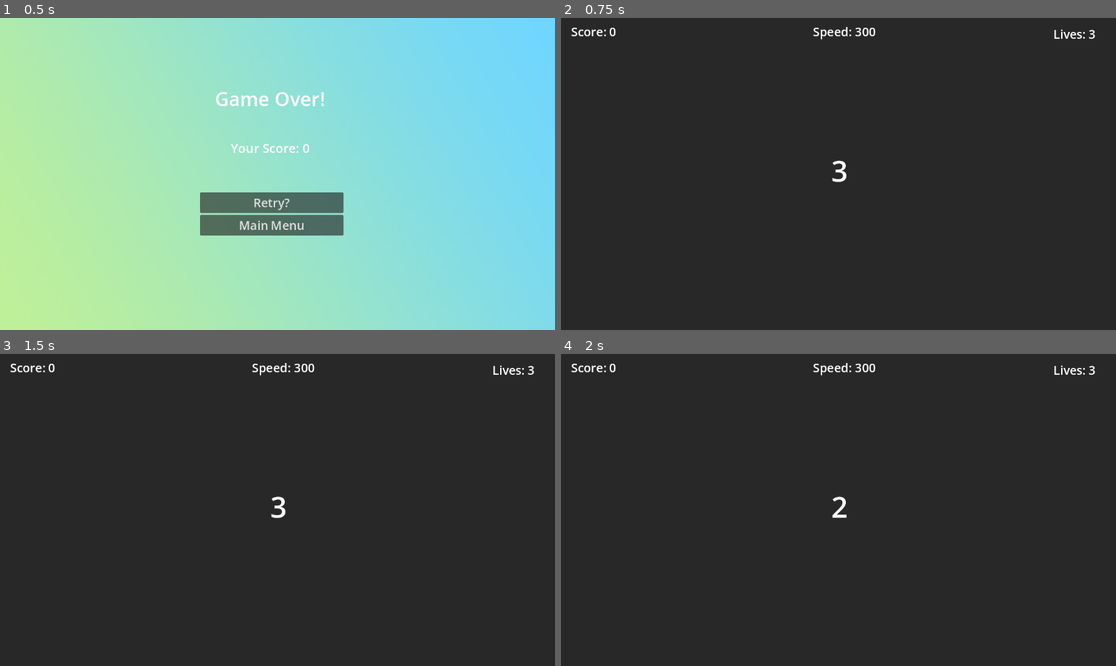
Above: before the commit, frames 1-4 (two rows, left to right).
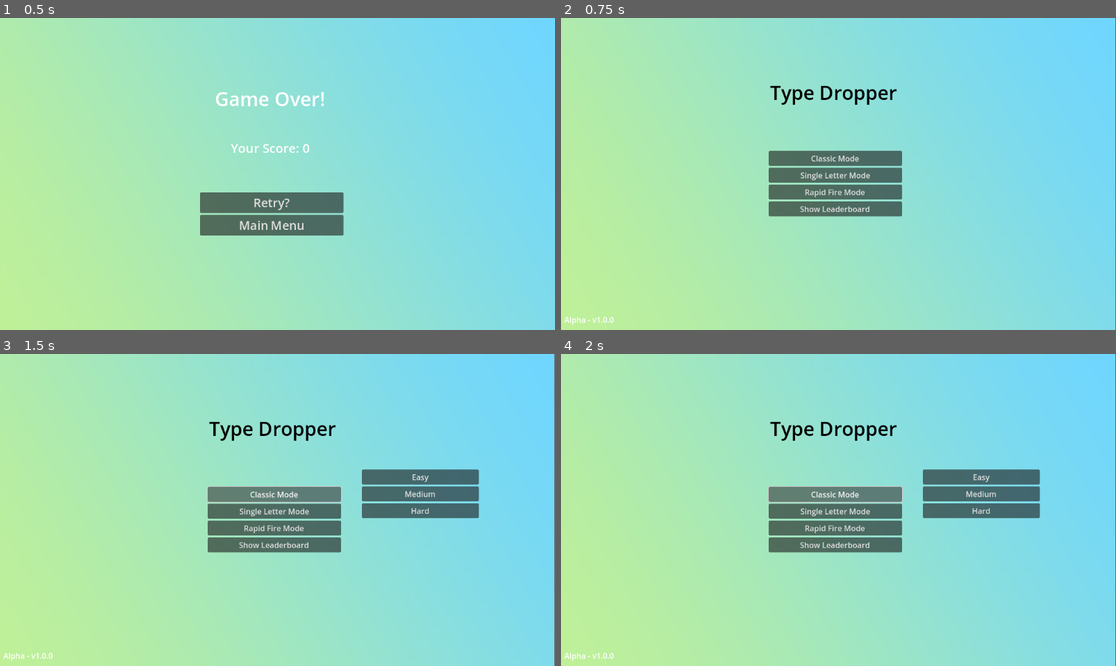
Above: after the commit, the same moments.

Repository: Sneakyweasel90/TypeDropper_Godot
Game: Godot game, scene res://scenes/GameOver.tscn
Two runs of this game, one before a commit and one after it. Both use one fixed random seed, a clock stepped at 60 frames per second and the inputs below. This scene is started directly instead of the project's main scene.
Inputs (mouse positions are in pixels of both pictures, inside the frame that each line leads up to):
- Up to frame 1 (0.5 s): no input
- Up to frame 2 (0.75 s): click "Retry?" at 0.5 s
- Up to frame 3 (1.5 s): click (271, 494) at 1.25 s, where only the run after the commit has a clickable "Classic Mode"
- Up to frame 4 (2 s): no input

Frame 1 is identical in both runs. In frame 2, 100% of the frame differs, in the area x 0-100%, y 0-100%; in frame 3, 100%; in frame 4, 100%.

Commit message:
pause menu, game, countdown fixed

Diff:
--- a/type-dropper/project.godot
+++ b/type-dropper/project.godot
@@ -13,3 +13,7 @@
 config/name="TypeDropper"
 run/main_scene="uid://ctpm5tdrl771f"
 config/features=PackedStringArray("4.5", "Forward Plus")
+
+[autoload]
+
+GameState="*res://scripts/game_state.gd"
--- a/type-dropper/scenes/Countdown.tscn
+++ b/type-dropper/scenes/Countdown.tscn
@@ -5,7 +5,11 @@
 [node name="Countdown" type="CanvasLayer"]
 script = ExtResource("1_srufn")
 
-[node name="Label" type="Label" parent="."]
+[node name="Timer" type="Timer" parent="."]
+
+[node name="CanvasLayer" type="CanvasLayer" parent="."]
+
+[node name="Label" type="Label" parent="CanvasLayer"]
 offset_left = 508.0
 offset_top = 275.0
 offset_right = 649.0
@@ -14,6 +18,4 @@
 theme_override_font_sizes/font_size = 60
 horizontal_alignment = 1
 
-[node name="Timer" type="Timer" parent="."]
-
 [connection signal="timeout" from="Timer" to="." method="_on_timer_timeout"]
--- a/type-dropper/scenes/PauseMenu.tscn
+++ b/type-dropper/scenes/PauseMenu.tscn
@@ -2,7 +2,11 @@
 
 [ext_resource type="Script" uid="uid://bq87yomqgdnn8" path="res://scripts/PauseMenu.gd" id="1_jvnd5"]
 
-[node name="PauseMenu" type="Control"]
+[node name="CanvasLayer" type="CanvasLayer"]
+layer = 10
+script = ExtResource("1_jvnd5")
+
+[node name="PauseMenu" type="Control" parent="."]
 process_mode = 3
 layout_mode = 3
 anchors_preset = 15
@@ -10,38 +14,37 @@
 anchor_bottom = 1.0
 grow_horizontal = 2
 grow_vertical = 2
-script = ExtResource("1_jvnd5")
 
-[node name="VBoxContainer" type="VBoxContainer" parent="."]
+[node name="VBoxContainer" type="VBoxContainer" parent="PauseMenu"]
 layout_mode = 0
 offset_left = 449.0
 offset_top = 222.0
 offset_right = 687.0
 offset_bottom = 418.0
 
-[node name="PausedLabel" type="Label" parent="VBoxContainer"]
+[node name="PausedLabel" type="Label" parent="PauseMenu/VBoxContainer"]
 layout_mode = 2
 theme_override_font_sizes/font_size = 30
 text = "Paused"
 horizontal_alignment = 1
 
-[node name="ContinueBtn" type="Button" parent="VBoxContainer"]
+[node name="ContinueBtn" type="Button" parent="PauseMenu/VBoxContainer"]
 layout_mode = 2
 theme_override_font_sizes/font_size = 30
 text = "Continue"
 
-[node name="MainMenuBtn" type="Button" parent="VBoxContainer"]
+[node name="MainMenuBtn" type="Button" parent="PauseMenu/VBoxContainer"]
 layout_mode = 2
 theme_override_font_sizes/font_size = 30
 text = "Main Menu"
 
-[node name="MusicLevel" type="Label" parent="VBoxContainer"]
+[node name="MusicLevel" type="Label" parent="PauseMenu/VBoxContainer"]
 layout_mode = 2
 theme_override_font_sizes/font_size = 30
 text = "Music Level"
 horizontal_alignment = 1
 
-[node name="SoundSlider" type="HSlider" parent="VBoxContainer/MusicLevel"]
+[node name="SoundSlider" type="HSlider" parent="PauseMenu/VBoxContainer/MusicLevel"]
 layout_mode = 0
 offset_top = 46.0
 offset_right = 242.0
@@ -50,6 +53,6 @@
 max_value = 0.0
 value = -15.0
 
-[connection signal="pressed" from="VBoxContainer/ContinueBtn" to="." method="_on_continue_btn_pressed"]
-[connection signal="pressed" from="VBoxContainer/MainMenuBtn" to="." method="_on_main_menu_btn_pressed"]
-[connection signal="value_changed" from="VBoxContainer/MusicLevel/SoundSlider" to="." method="_on_sound_slider_value_changed"]
+[connection signal="pressed" from="PauseMenu/VBoxContainer/ContinueBtn" to="." method="_on_continue_btn_pressed"]
+[connection signal="pressed" from="PauseMenu/VBoxContainer/MainMenuBtn" to="." method="_on_main_menu_btn_pressed"]
+[connection signal="value_changed" from="PauseMenu/VBoxContainer/MusicLevel/SoundSlider" to="." method="_on_sound_slider_value_changed"]
--- a/type-dropper/scripts/Countdown.gd
+++ b/type-dropper/scripts/Countdown.gd
@@ -6,16 +6,16 @@
 
 func _ready():
 	current_value = start_value
-	$Label.text = str(current_value)
+	$CanvasLayer/Label.text = str(current_value)
 	$Timer.start()
 
 func _on_timer_timeout():
 	current_value -= 1
 	if current_value > 0:
-		$Label.text = str(current_value)
+		$CanvasLayer/Label.text = str(current_value)
 	else:
 		$Timer.stop()
-		$Label.text = "Go!"
+		$CanvasLayer/Label.text = "Go!"
 		await get_tree().create_timer(1).timeout
 		emit_signal("countdown_finished")
 		queue_free()
--- a/type-dropper/scripts/GameOver.gd
+++ b/type-dropper/scripts/GameOver.gd
@@ -2,13 +2,18 @@
 
 @export var final_score: int = 0
 @export var top_score: int = 0
+
+var previous_game_scene_path: String = ""
 
 func _ready():
 	$ScoreLabel.text = "Your Score: %d" % final_score
 	#$TopScoreLabel.text = "Top Score: %d" % top_score #Used for later to grab leaderboard API
 
 func _on_retry_btn_pressed() -> void:
-	get_tree().change_scene_to_file("res://scenes/TypeDropper.tscn")
+	if GameState.last_game_scene_path != "":
+		get_tree().change_scene_to_file(GameState.last_game_scene_path)
+	else:
+		get_tree().change_scene_to_file("res://scenes/MainMenu.tscn")
 
 func _on_main_menu_btn_pressed() -> void:
 	get_tree().change_scene_to_file("res://scenes/MainMenu.tscn")
--- a/type-dropper/scripts/MainMenu.gd
+++ b/type-dropper/scripts/MainMenu.gd
@@ -17,32 +17,34 @@
 		if rapid_modes.visible and not rapid_modes.get_global_rect().has_point(get_viewport().get_mouse_position()):
 			rapid_modes.visible = false
 
-func start_game_classic(classicDifficulty: String):
-	var scene = classic_scene.instantiate()
-	get_tree().root.add_child(scene)
-	scene.setup(classicDifficulty)
+# Generalized start function
+func start_game(scene: PackedScene, difficulty: String):
+	var game_instance = scene.instantiate()
+	get_tree().root.add_child(game_instance)
+	game_instance.setup(difficulty)
+
+	# TRACK THE SCENE PATH GLOBALLY
+	if scene.resource_path != "":
+		GameState.last_game_scene_path = scene.resource_path
+		GameState.last_difficulty = difficulty
+	else:
+		print("Warning: scene.resource_path is empty!")
+
 	if get_tree().current_scene:
 		get_tree().current_scene.queue_free()
-	get_tree().current_scene = scene
+	get_tree().current_scene = game_instance
 
-func start_game_rapid(rapidDifficulty: String):
-	var scene = rapid_scene.instantiate()
-	get_tree().root.add_child(scene)
-	scene.setup(rapidDifficulty)
-	if get_tree().current_scene:
-		get_tree().current_scene.queue_free()
-	get_tree().current_scene = scene
 
 func _on_classic_btn_pressed() -> void:
 	classic_modes.visible = !classic_modes.visible
 	rapid_modes.visible = false
 
 func _on_classic_difficulty_btn_pressed(classicDifficulty: String) -> void:
-	start_game_classic(classicDifficulty)
+	start_game(classic_scene, classicDifficulty)
 
 func _on_rapid_mode_btn_pressed() -> void:
 	rapid_modes.visible = !rapid_modes.visible
 	classic_modes.visible = false
 
 func _on_rapid_btn_pressed(rapidDifficulty: String) -> void:
-	start_game_rapid(rapidDifficulty)
+	start_game(rapid_scene, rapidDifficulty)
--- a/type-dropper/scripts/PauseMenu.gd
+++ b/type-dropper/scripts/PauseMenu.gd
@@ -1,6 +1,6 @@
-extends Control
+extends CanvasLayer
 
-@onready var sound_slider = $VBoxContainer/MusicLevel/SoundSlider
+@onready var sound_slider = $PauseMenu/VBoxContainer/MusicLevel/SoundSlider
 var config_file_path := "user://settings.cfg"
 
 func _ready():
@@ -17,8 +17,8 @@
 		_apply_volume(0)
 
 func _on_continue_btn_pressed() -> void:
+	get_tree().paused = false
 	visible = false
-	get_tree().paused = false
 
 func _on_main_menu_btn_pressed() -> void:
 	get_tree().paused = false
--- a/type-dropper/scripts/SingleDropper.gd
+++ b/type-dropper/scripts/SingleDropper.gd
@@ -14,18 +14,25 @@
 var game_running: bool = false
 var pause_menu: Node = null
 var countdown: Node = null
+var scene_path: String = ""
 
-# Character pools
 const EASY_CHARS = "abcdefghijklmnopqrstuvwxyz"
 const MEDIUM_CHARS = "abcdefghijklmnopqrstuvwxyz0123456789"
 const HARD_CHARS = "abcdefghijklmnopqrstuvwxyz0123456789!@#$%^&*?"
 
 func _ready():
-	# Hide labels initially
 	if $GameOverLabel:
 		$GameOverLabel.visible = false
 	if $InputLabel:
 		$InputLabel.text = ""
+
+	if GameState.last_difficulty != "":
+		setup(GameState.last_difficulty)
+		print(GameState.last_difficulty)
+
+	else:
+		# fallback to default if nothing is set
+		setup(difficulty)
 
 	# Pause menu
 	if pause_menu_scene:
@@ -70,8 +77,8 @@
 		if event.keycode == Key.KEY_ESCAPE and pause_menu:
 			pause_menu.visible = not pause_menu.visible
 			get_tree().paused = pause_menu.visible
-			if pause_menu.visible:
-				pause_menu.move_to_front()
+			#if pause_menu.visible:
+				#pause_menu.move_to_front()
 			return
 
 		if not game_running:
@@ -138,6 +145,7 @@
 	# Load GameOver scene
 	var game_over_scene = load("res://scenes/GameOver.tscn").instantiate()
 	game_over_scene.final_score = score
+	game_over_scene.previous_game_scene_path = scene_path
 	get_tree().root.add_child(game_over_scene)
 
 	# Free current game scene
--- a/type-dropper/scripts/Typedropper.gd
+++ b/type-dropper/scripts/Typedropper.gd
@@ -14,6 +14,7 @@
 var game_running: bool = false
 var pause_menu: Node = null
 var countdown: Node = null
+var scene_path: String = ""
 
 func _ready():
 	# Hide labels initially
@@ -21,6 +22,12 @@
 		$GameOverLabel.visible = false
 	if $InputLabel:
 		$InputLabel.text = ""
+
+	if GameState.last_difficulty != "":
+		setup(GameState.last_difficulty)
+		print(GameState.last_difficulty)
+	else:
+		setup(difficulty)
 
 	# Pause menu
 	if pause_menu_scene:
@@ -37,6 +44,7 @@
 		countdown = countdown_scene.instantiate()
 		add_child(countdown)
 		countdown.countdown_finished.connect(_on_countdown_finished)
+		countdown.visible = false
 	else:
 		print("No countdown scene assigned")
 
@@ -56,8 +64,8 @@
 		if event.keycode == Key.KEY_ESCAPE and pause_menu:
 			pause_menu.visible = not pause_menu.visible
 			get_tree().paused = pause_menu.visible
-			if pause_menu.visible:
-				pause_menu.move_to_front()  # menu is on top
+			#if pause_menu.visible:
+				#pause_menu.move_to_front()  # menu is on top
 			return
 
 		if not game_running:
@@ -136,6 +144,7 @@
 	# Load GameOver scene
 	var game_over_scene = load("res://scenes/GameOver.tscn").instantiate()
 	game_over_scene.final_score = score
+	game_over_scene.previous_game_scene_path = scene_path
 	get_tree().root.add_child(game_over_scene)
 
 	# Free current game scene
--- /dev/null
+++ b/type-dropper/scripts/game_state.gd
@@ -0,0 +1,4 @@
+extends Node
+
+var last_game_scene_path: String = ""
+var last_difficulty: String = ""
Not shown, added: type-dropper/scripts/game_state.gd.uid
